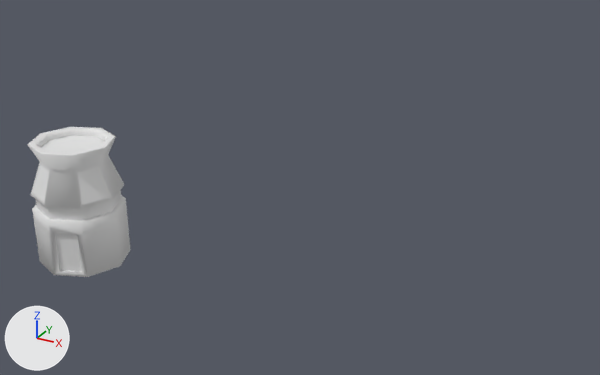
A saved change to the FBX model MockUp/Assets/Meshes/Trash/incubator.fbx.
One viewpoint serves both versions: a camera (50 mm lens) standing at (2.49, -10.93, 5.32) and looking at (-2.46, -1.93, 0.82). Every picture has the same lights, and +X, +Y and +Z are marked at lower left. Where no turn or scale is listed for an object, it has been applied to the vertices.

The scene before the commit, as lines of its bpy script (objects in view):
```python
me_cylinder_027 = bpy.data.meshes.new('Cylinder.027')
me_cylinder_027.from_pydata(...)  # 152 vertices, 93 faces; spans x -0.59..0.59, y -0.59..0.59, z -0.84..0.8
me_cylinder_029 = bpy.data.meshes.new('Cylinder.029')
me_cylinder_029.from_pydata(...)  # 92 vertices, 41 faces; spans x -0.59..0.59, y -0.59..0.59, z -0.78..0.8
ob_cylinder_022 = bpy.data.objects.new('Cylinder.022', me_cylinder_027)
ob_cylinder_022.location = (-4.72, -3.736, 0.886)
ob_cylinder_024 = bpy.data.objects.new('Cylinder.024', me_cylinder_029)
ob_cylinder_024.location = (-4.72, -3.736, 0.886)
```
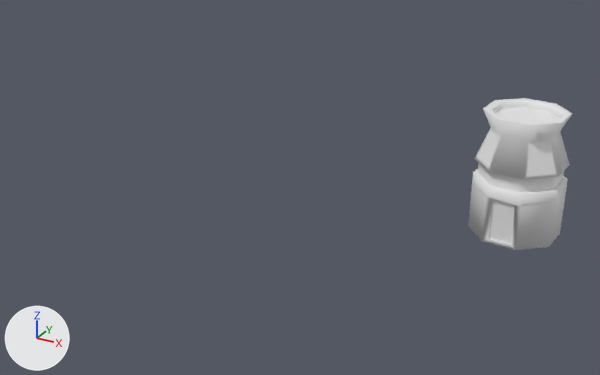
Where the newer file only moved an object's origin or applied its transform, the numbers keep the older frame.

The change, as a list of edits to the scene's bpy script:
```text
Change me_cylinder_029:
    where me_cylinder_029.from_pydata(...)  # 92 vertices, 41 faces; spans x -0.59..0.59, y -0.59..0.59, z -0.78..0.8
    used by ob_cylinder_024; location = (-4.72, -3.736, 0.886)
    me_cylinder_029 part 1: the whole mesh is turned -26.7 degrees about the z axis through its middle and scaled by 1.1, then moved by (4.72, 3.74, -0.03)
Add me_cylinder_027_1:
    me_cylinder_027_1.from_pydata(...)  # 152 vertices, 93 faces; spans x -0.61..0.62, y -0.58..0.64, z -1.2..0.59
Remove ob_cylinder_022:
    ob_cylinder_022 = bpy.data.objects.new('Cylinder.022', me_cylinder_027)
    ob_cylinder_022.location = (-4.72, -3.736, 0.886)
Add ob_incubator:
    ob_incubator = bpy.data.objects.new('Incubator', me_cylinder_027_1)
    ob_incubator.location = (-0.004, -0.03, 1.144)
```

Where the change shows, as pixel boxes [x1, y1, x2, y2] in the pictures (600 x 375 px):
'Incubator', added: after [468, 98, 573, 250]
'Cylinder.022', deleted: before [27, 127, 131, 277]
'Cylinder.024', mesh turned: before [30, 127, 127, 272]; after [472, 99, 570, 243]
